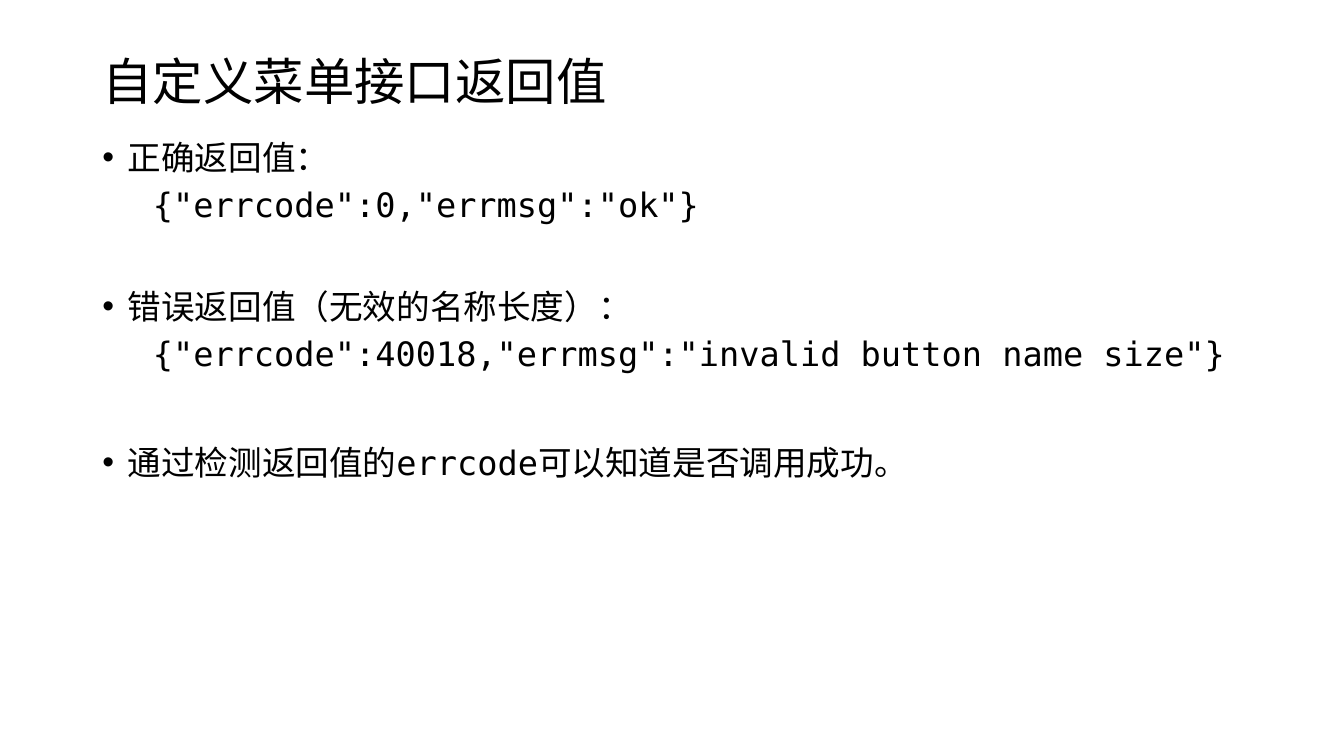
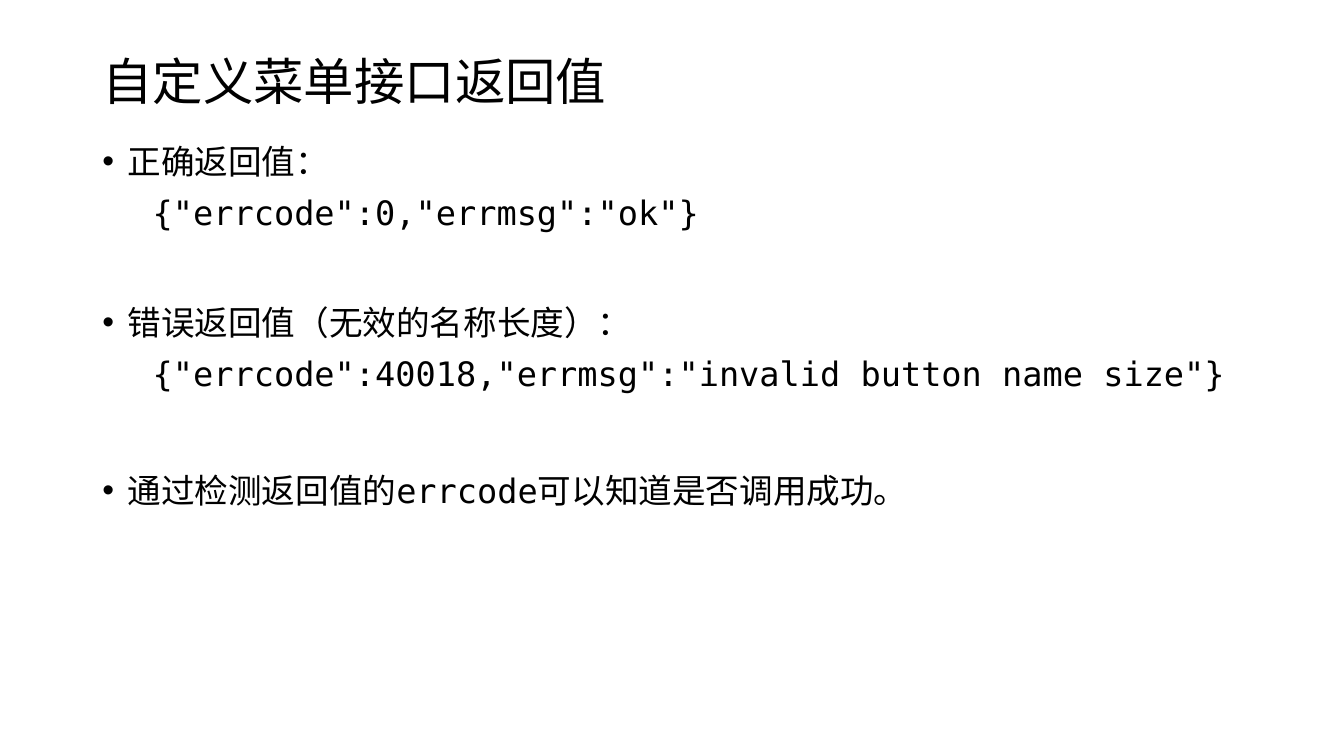
Before and after one commit to edu2act/course-wechat-and-miniprogram, a slide deck: slide 8 of ch05/自定义菜单.pptx. Drawn at 1344x756 pixels with LibreOffice and Linux fonts; fonts in the diff are those of the drawing. Boxes give left, top, right and bottom in pixels: in the first picture for what was removed or moved away, otherwise in the second. Text is boxed around its words. In the diff, an @@ line names an element or a change of style, - is before the commit and + after.

```diff
--- a/ch05/自定义菜单.pptx
+++ b/ch05/自定义菜单.pptx
@@ text "正确返回值：" at (128, 145, 1224, 506): line spacing 1 to 1.1; list level 2 to 1 in "{"errcode":0,"errmsg":"ok"}"; list level 2 to 1 in "{"errcode":40018,"errmsg":"invalid button name size"}" @@
```
Also in this commit, not shown: 3 other slides changed, 4 other files.
